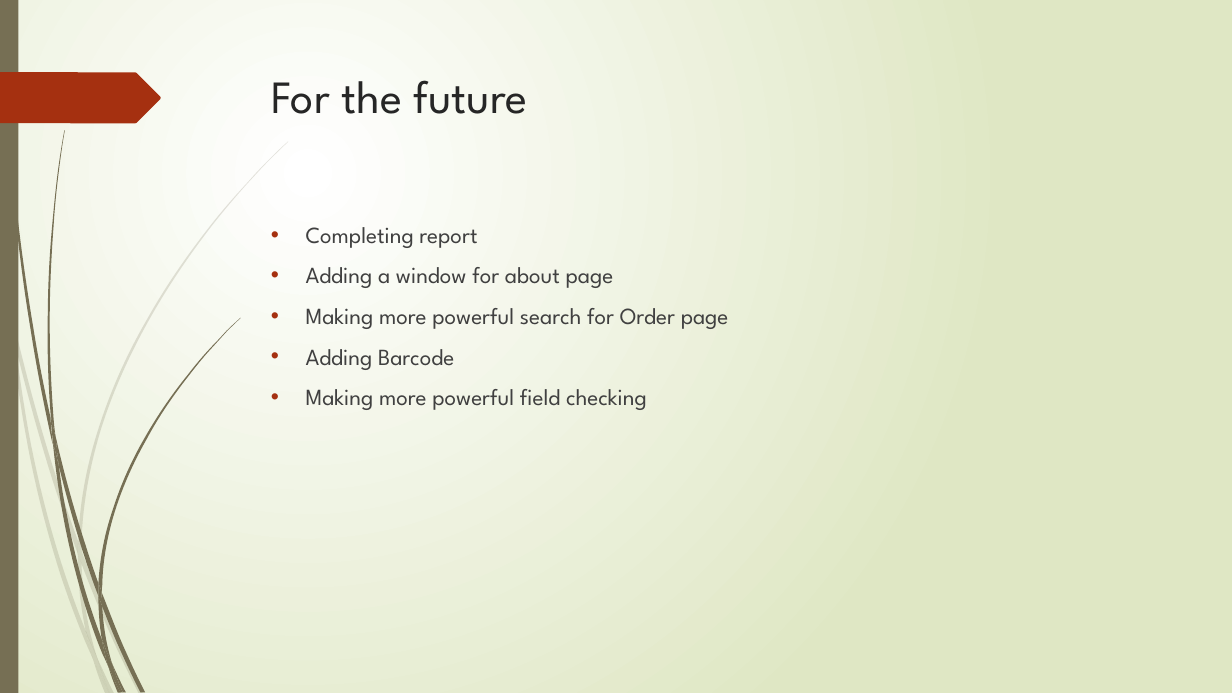
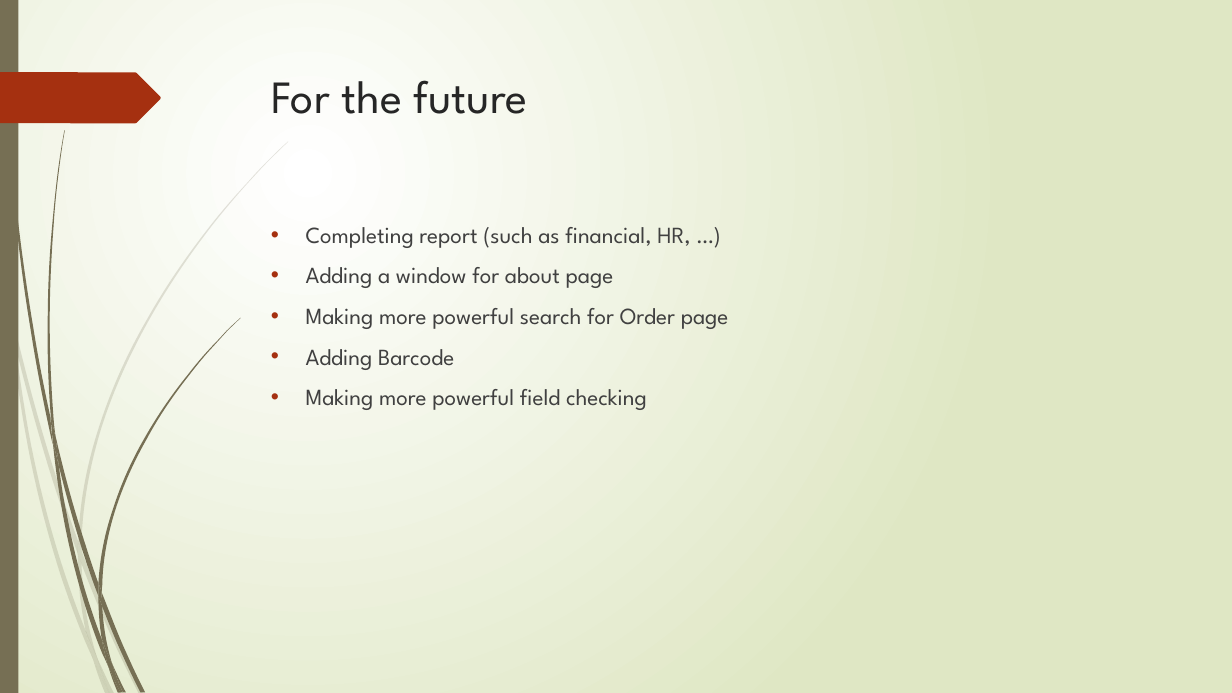
Before and after one commit to alitorabi1/SmallStore, a slide deck: slide 26 of Documents/Presentation.pptx (slide 14 before the commit). Drawn at 1232x693 pixels with LibreOffice and Linux fonts; fonts in the diff are those of the drawing. Boxes give left, top, right and bottom in pixels: in the first picture for what was removed or moved away, otherwise in the second. Text is boxed around its words. In the diff, an @@ line names an element or a change of style, - is before the commit and + after.

```diff
--- a/Documents/Presentation.pptx
+++ b/Documents/Presentation.pptx
@@ text at box(306, 227, 690, 248): text changed @@
-• Completing report
+• Completing report (such as financial, HR, …)
```
Also in this commit, not shown: 4 other slides changed, 12 slides added.
